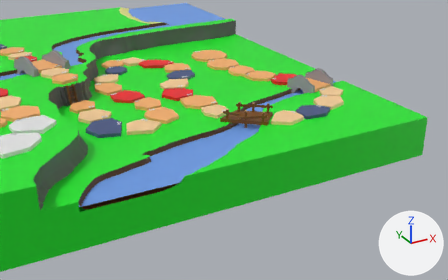
The glTF model models/map/mapa/MapaV2.glb, before and after one commit.
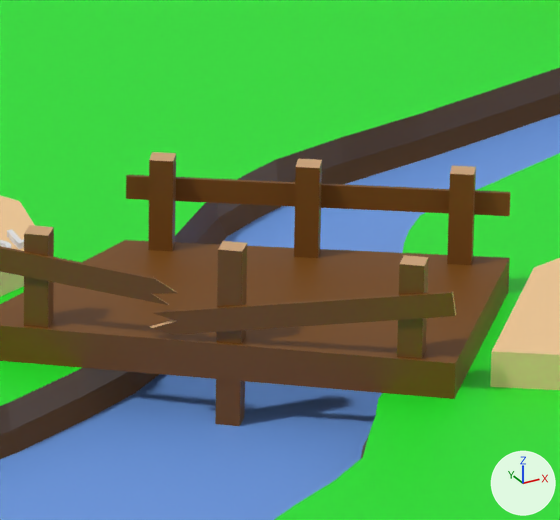
Each version appears first from a 50 mm camera at (-3.32, -59.17, 23.24) aimed at (20.44, -15.96, 1.64), and next in a close-up on the part from 50% to 62% of the width and 31% to 49% of the height. The axes (+X, +Y, +Z) are drawn at lower right. The lights are the same throughout. The older version's two pictures come first. Where no turn or scale is listed for an object, it has been applied to the vertices. Vertices at exactly the same position are counted once.

The first close-up shows 'AguaAbajo', 'BordesRios', 'Casillas', 'Puente5P1.001', 'Puente5P2.001', 'TableroBase' and 1 more.
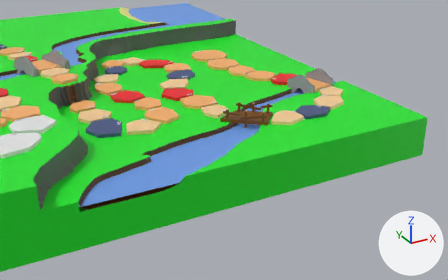
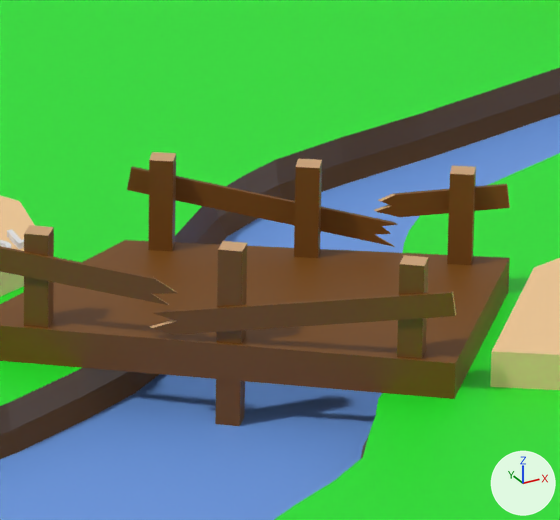
Commit message: Puente Casilla 71 Actualizado

Where the newer file only moved an object's origin or applied its transform, the numbers keep the older frame.

Location of each change, [x1, y1, x2, y2] in pixels of the close-ups (560 x 520 px):
```json
{"object": "Puente5P2.001", "change": "reshaped", "before": [126, 152, 510, 265], "after": [127, 152, 510, 265]}
{"part": 1, "of": "me_cube_016", "change": "added", "after": [127, 167, 398, 247]}
{"part": 2, "of": "me_cube_016", "change": "added", "after": [374, 184, 510, 217]}
{"part": 3, "of": "me_cube_016", "change": "deleted", "before": [126, 175, 510, 216]}
```

Edits to the scene script, one JSON object a line:
```json
{"block": "me_cube_016", "where": "# used by ob_puente5p2_001; location = (23.285, -16.232, 4.35)"}
{"op": "remove", "block": "me_cube_016", "code": "me_cube_016.from_pydata(...)  # 32 vertices, 48 faces; spans x -1.3..1.3, y -0.96..0.96, z -1.55..0.32"}
{"op": "add", "block": "me_cube_016", "code": "me_cube_016.from_pydata(...)  # 52 vertices, 84 faces; spans x -1.3..1.3, y -0.96..0.96, z -1.55..0.32"}
{"block": "me_cube_016", "change": "me_cube_016 part 1: a new loose piece of 14 vertices spanning x -1.3..0.54, y -0.42..0.96, z -0.42..0.18"}
{"block": "me_cube_016", "change": "me_cube_016 part 2: a new loose piece of 14 vertices spanning x 0.38..1.3, y -0.96..-0.26, z -0.16..0.17"}
{"block": "me_cube_016", "change": "me_cube_016 part 3"}
{"block": "me_cube_016", "change": "8 vertices are removed from x -1.3..1.3, y -0.96..0.96, z -0.1..0.1"}
{"block": "me_cube_016", "change": "12 faces are deleted"}
```
